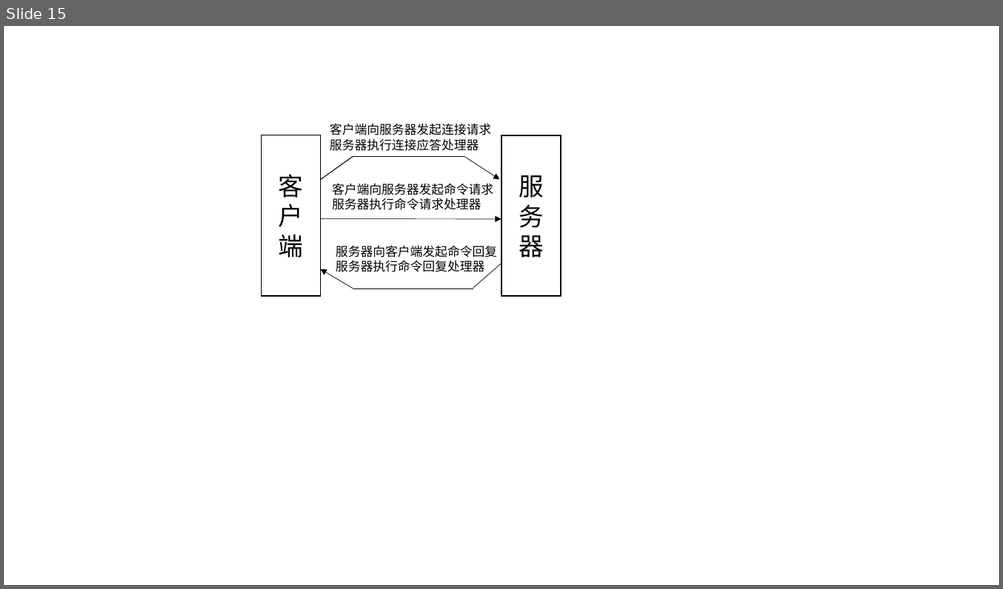
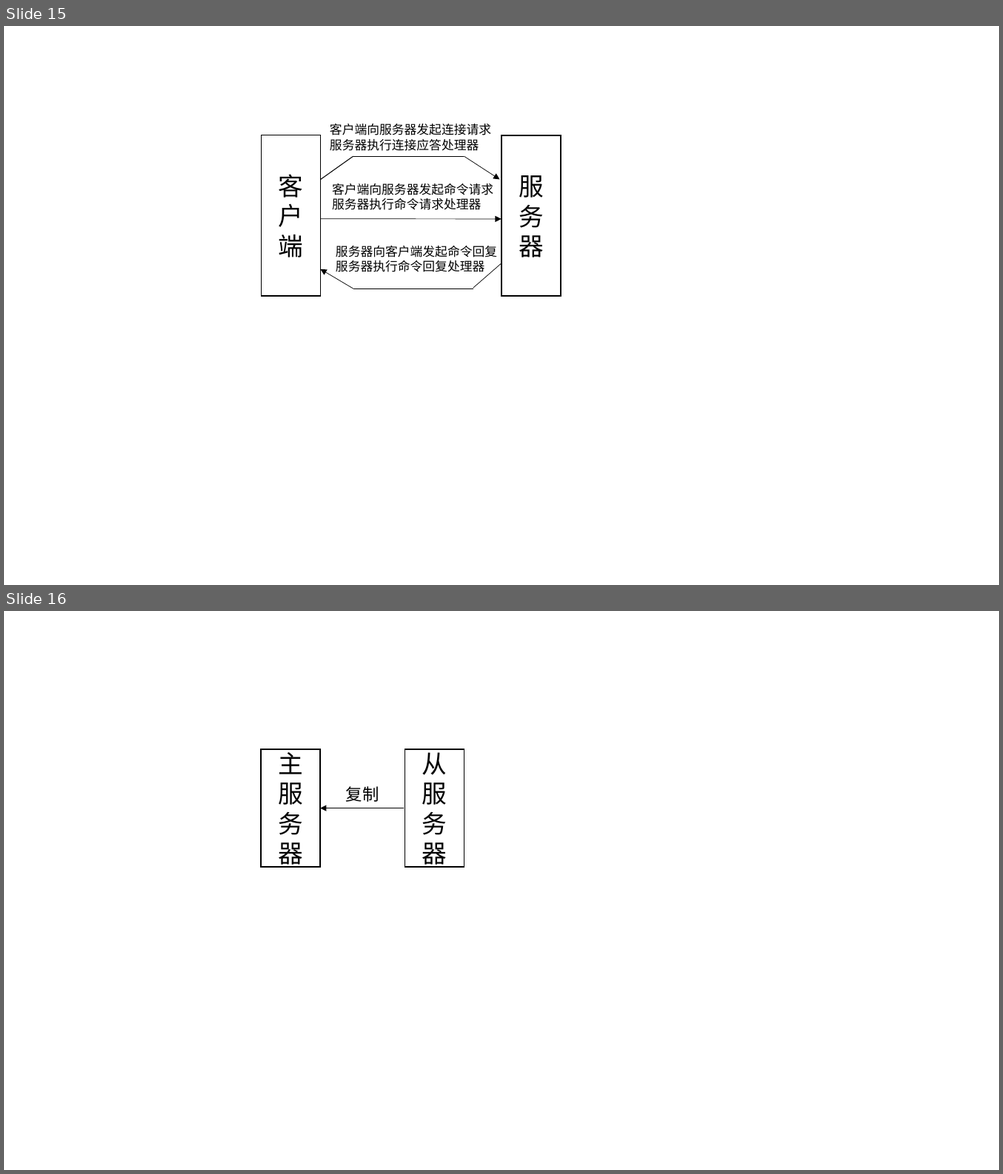
Before and after one commit to zhangm365/CS_NOTE, a slide deck: Redis/pics/pics.pptx. Shown one above the other, each under a label of ours: slide 15 before the commit, slides 15 and 16 after it. The pictures are 1003x589 and 1003x1174 pixels, drawn with LibreOffice and Linux fonts; fonts in the diff are those of the drawing. Boxes give left, top, right and bottom in pixels: in the first picture for what was removed or moved away, otherwise in the second. Text is boxed around its words. In the diff, an @@ line names an element or a change of style, - is before the commit and + after.

```diff
--- a/Redis/pics/pics.pptx
+++ b/Redis/pics/pics.pptx
@@ slide 16 added at [4, 611, 999, 1170], background #FFFFFF @@
@@ rectangle added at [261, 750, 320, 868], outline #000000 1 pt, 24 pt, text #000000 @@
+主服务器
@@ rectangle added at [404, 750, 464, 868], outline #000000 1 pt, 24 pt, text #000000 @@
+从
+服务器
@@ text added at [346, 786, 379, 802], 16 pt, text #000000 @@
+复制
@@ arrow added from (404, 809) to (320, 809), #000000 0.5 pt @@
```
Also in this commit, not shown: 7 other files.
